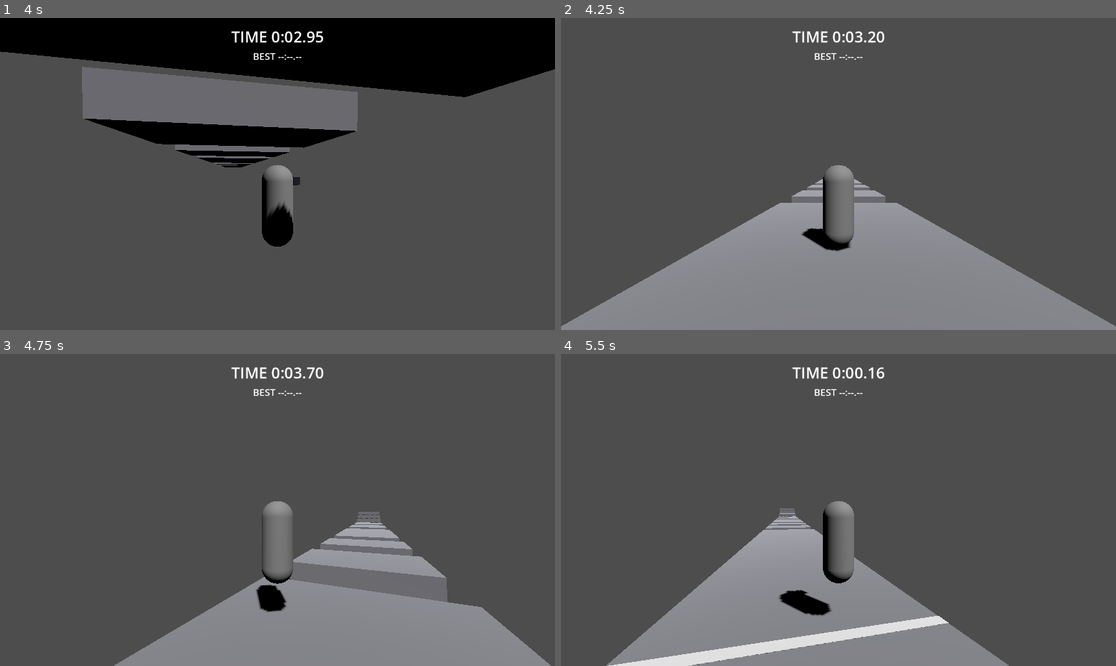
Above: before the commit, frames 1-4 (two rows, left to right).
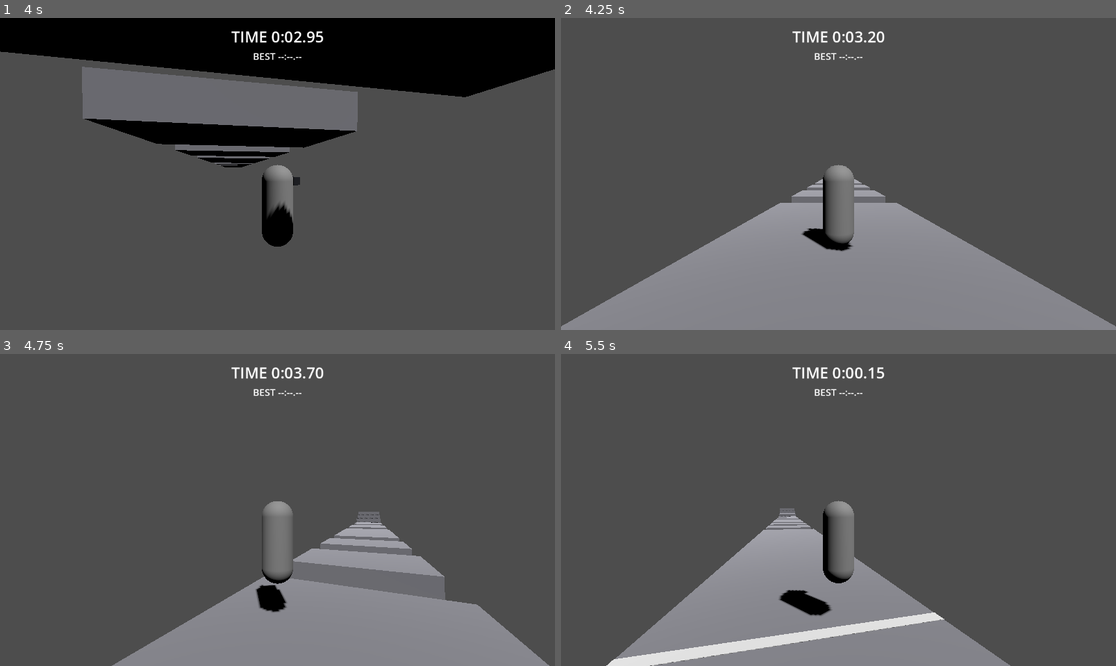
Above: after the commit, the same moments.

Repository: jimmyhag/parkour-duel
Game: Godot game, scene res://game/levels/test_course.tscn
Same seed, same stepped clock (60 frames per second), same inputs: the game is played once before the commit and once after it.
Inputs (mouse positions are in pixels of both pictures, inside the frame that each line leads up to):
- Up to frame 1 (4 s): tap Enter at 0.5 s; move the mouse to (305, 174) at 0.52 s; hold W (move_forward) from 0.53 s (still down); tap Space (jump) at 0.6, 0.77, 1.07, 1.52, 1.55, 1.82, 2.3, 3.02, 3.05, 3.32, 3.6, 3.77 s; click (305, 174) at 0.67 s; move the mouse to (249, 174) at 1.27 s; tap Ctrl (slide) at 1.35 s; move the mouse to (288, 167) at 2.02 s; hold Shift 2.03-2.78 s; move the mouse to (271, 180) at 2.77 s; tap Alt at 2.85 s; click (271, 180) at 2.92 s; move the mouse to (316, 177) at 3.52 s
- Up to frame 2 (4.25 s): keep holding W (move_forward); tap Space (jump) at 4.07 s; tap R (respawn) at 4.15 s
- Up to frame 3 (4.75 s): keep holding W (move_forward); move the mouse to (233, 506) at 4.27 s; tap Ctrl (slide) at 4.35 s; tap Space (jump) at 4.52, 4.55 s
- Up to frame 4 (5.5 s): keep holding W (move_forward); tap Space (jump) at 4.82, 5.3 s; tap Backspace (restart) at 4.9 s; move the mouse to (844, 510) at 5.02 s; hold Shift from 5.03 s (still down); click (844, 510) at 5.17 s

Frame 1 is identical in both runs. In frame 2, less than 0.1% of the frame differs, in the area x 8-53%, y 67-91%; in frame 3, 0.5%; in frame 4, 2.0%, in the area x 8-81%, y 4-100%.

Commit message:
Address the inspection of docs/specs/movement-base.md (amended spec)
- Respawn and restart requests travel in the intent (decision 2): only
  game/player reads the inputs, and a scripted sequence can ask for a respawn.
- The respawn rule lives in game/core (RaceState.apply_respawn_rule): below the
  fall limit or on request, respawn; restart wins. The course only executes it,
  once per fixed step of the runner.
- The spring arm carries a sphere whose radius is a new tuning value (0.2 m);
  the camera test checks the camera's own position against the wall.
- Tests: the respawn/timer scenario is proven on the course with a real respawn,
  the coyote-time and jump-buffer windows are written out (6 and 7 steps), the
  five amended scenarios have their test, and the replays run ten times faster
  with the same 1/60 s step.
- README: a half-pushed stick gives a little less than half of the top speed.

Co-Authored-By: Claude Fable 5.2 <noreply@anthropic.com>

Diff:
--- a/game/core/move_intent.gd
+++ b/game/core/move_intent.gd
@@ -11,3 +11,7 @@
 var jump_held: bool = false
 ## The slide is held down (declared, no effect before the advanced moves).
 var slide_held: bool = false
+## The return to the last checkpoint was asked at this step.
+var respawn_requested: bool = false
+## Restarting the course was asked at this step.
+var restart_requested: bool = false
--- a/game/core/movement_tuning.gd
+++ b/game/core/movement_tuning.gd
@@ -50,6 +50,8 @@
 @export var camera_look_down_limit: float = 0.0
 ## How far the camera can look up, in degrees.
 @export var camera_look_up_limit: float = 0.0
+## Radius of the sphere that keeps the camera away from walls and floors, in m.
+@export var camera_collision_radius: float = 0.0
 ## Mouse sensitivity, in rad per pixel.
 @export var camera_mouse_sensitivity: float = 0.0
 ## Rotation speed with the stick fully pushed, in rad/s.
--- a/game/core/movement_tuning.tres
+++ b/game/core/movement_tuning.tres
@@ -23,5 +23,6 @@
 camera_look_height = 1.6
 camera_look_down_limit = 60.0
 camera_look_up_limit = 50.0
+camera_collision_radius = 0.2
 camera_mouse_sensitivity = 0.0025
 camera_stick_speed = 2.6
--- a/game/core/race_state.gd
+++ b/game/core/race_state.gd
@@ -2,10 +2,13 @@
 extends RefCounted
 ## The state of one run on a course: not started, running or finished, the time
 ## elapsed, the last checkpoint reached and the best time of the session. Time is
-## counted in fixed steps, so the timer does not depend on the frame rate. Nothing is
-## saved to disk.
+## counted in fixed steps, so the timer does not depend on the frame rate. It also
+## holds the rule that sends a runner back to a checkpoint. Nothing is saved to disk.
 
 enum Phase { NOT_STARTED, RUNNING, FINISHED }
+## What a course must do with its runner: nothing, or put it back at the last
+## checkpoint (after a restart, that checkpoint is the start).
+enum RespawnOrder { NONE, RESPAWN, RESTART }
 
 ## The best time while no run has been finished.
 const NO_TIME: int = -1
@@ -57,6 +60,19 @@
 	last_checkpoint = FIRST_CHECKPOINT
 
 
+## The respawn rule, evaluated at every fixed step with the runner's altitude, the
+## altitude under which it has fallen off the course, and its intent. A runner that
+## fell or asks for it goes back to the last checkpoint, and the timer is not touched.
+## Restarting wins over respawning: the race itself is then restarted here.
+func apply_respawn_rule(altitude: float, fall_limit: float, intent: MoveIntent) -> RespawnOrder:
+	if intent.restart_requested:
+		restart()
+		return RespawnOrder.RESTART
+	if intent.respawn_requested or altitude < fall_limit:
+		return RespawnOrder.RESPAWN
+	return RespawnOrder.NONE
+
+
 ## A number of fixed steps as hundredths of a second, rounded down.
 func centiseconds(steps: int) -> int:
 	@warning_ignore("integer_division")
--- a/game/levels/course.gd
+++ b/game/levels/course.gd
@@ -2,12 +2,10 @@
 extends Node3D
 ## A timed course, and the place where the layers meet: it owns the state of the run
 ## (game/core), listens to the lines and the checkpoints (game/world), brings the
-## runner (game/player) back when it falls, and feeds the displays (game/ui).
+## runner (game/player) back when the rule of game/core says so, and feeds the displays
+## (game/ui). It reads no input and decides nothing: it executes.
 ## Expected children: Player, StartLine, FinishLine, Checkpoints (one Checkpoint per
 ## section, numbered from 0), Hud/RaceHud and Hud/DebugOverlay.
-
-const RESPAWN: StringName = &"respawn"
-const RESTART: StringName = &"restart"
 
 ## The altitude under which a runner has fallen off the course.
 @export var fall_limit: float = 0.0
@@ -15,8 +13,6 @@
 var race: RaceState
 
 var _checkpoints: Dictionary[int, Checkpoint] = {}
-var _respawn_requested: bool = false
-var _restart_requested: bool = false
 
 @onready var player: Player = $Player as Player
 @onready var _start_line: RaceLine = $StartLine as RaceLine
@@ -26,7 +22,8 @@
 
 
 func _ready() -> void:
-	race = RaceState.new(Engine.physics_ticks_per_second)
+	# Fixed steps per second of game time, whatever the speed of the engine's clock.
+	race = RaceState.new(roundi(Engine.physics_ticks_per_second / Engine.time_scale))
 	for child: Node in $Checkpoints.get_children():
 		var checkpoint: Checkpoint = child as Checkpoint
 		_checkpoints[checkpoint.index] = checkpoint
@@ -35,29 +32,19 @@
 	_finish_line.crossed.connect(race.cross_finish_line)
 	_race_hud.race = race
 	_debug_overlay.motor = player.motor
+	player.stepped.connect(_on_player_stepped)
 	respawn()
-
-
-func _physics_process(_delta: float) -> void:
-	if _restart_requested:
-		race.restart()
-		respawn()
-	elif _respawn_requested or player.global_position.y < fall_limit:
-		respawn()
-	_restart_requested = false
-	_respawn_requested = false
-	race.tick()
-
-
-func _unhandled_input(event: InputEvent) -> void:
-	# The requests wait for the next fixed step: the simulation never moves in between.
-	if event.is_action_pressed(RESPAWN):
-		_respawn_requested = true
-	elif event.is_action_pressed(RESTART):
-		_restart_requested = true
 
 
 ## Brings the runner back to the last checkpoint reached, at rest. The timer is not
 ## touched.
 func respawn() -> void:
 	player.teleport(_checkpoints[race.last_checkpoint].global_transform)
+
+
+## One fixed step of the runner has passed.
+func _on_player_stepped(intent: MoveIntent) -> void:
+	var altitude: float = player.global_position.y
+	if race.apply_respawn_rule(altitude, fall_limit, intent) != RaceState.RespawnOrder.NONE:
+		respawn()
+	race.tick()
--- a/game/player/camera_rig.gd
+++ b/game/player/camera_rig.gd
@@ -1,9 +1,10 @@
 class_name CameraRig
 extends SpringArm3D
 ## Free third-person camera: the mouse or the right stick turns it around the runner,
-## and the spring arm pulls it closer when an obstacle comes between them. The camera
-## is not part of the simulation: it follows frame time, and the interpolated position
-## of its target.
+## and the spring arm pulls it closer when an obstacle comes between them: the arm
+## carries a sphere, so the camera stays at a distance from a wall instead of sinking
+## into it. The camera is not part of the simulation: it follows frame time, and the
+## interpolated position of its target.
 
 const LOOK_LEFT: StringName = &"look_left"
 const LOOK_RIGHT: StringName = &"look_right"
@@ -17,6 +18,7 @@
 	set(value):
 		tuning = value
 		spring_length = tuning.camera_distance
+		(shape as SphereShape3D).radius = tuning.camera_collision_radius
 
 
 func _ready() -> void:
--- a/game/player/input_intent_source.gd
+++ b/game/player/input_intent_source.gd
@@ -9,6 +9,8 @@
 const MOVE_BACK: StringName = &"move_back"
 const JUMP: StringName = &"jump"
 const SLIDE: StringName = &"slide"
+const RESPAWN: StringName = &"respawn"
+const RESTART: StringName = &"restart"
 
 var _camera_rig: CameraRig
 
@@ -25,4 +27,6 @@
 	intent.jump_pressed = Input.is_action_just_pressed(JUMP)
 	intent.jump_held = Input.is_action_pressed(JUMP)
 	intent.slide_held = Input.is_action_pressed(SLIDE)
+	intent.respawn_requested = Input.is_action_just_pressed(RESPAWN)
+	intent.restart_requested = Input.is_action_just_pressed(RESTART)
 	return intent
--- a/game/player/player.gd
+++ b/game/player/player.gd
@@ -3,6 +3,9 @@
 ## The runner's body. At every fixed step it asks its intent source for an intent,
 ## gives it to the motor of game/core with what it observes (floor, real velocity), and
 ## applies the velocity the motor wants. It decides nothing about the movement itself.
+
+## Emitted at the end of every fixed step, with the intent the runner just followed.
+signal stepped(intent: MoveIntent)
 
 const RELOAD_TUNING: StringName = &"reload_tuning"
 ## Where the visor sits on the capsule, as a share of its height.
@@ -34,6 +37,7 @@
 	velocity = motor.step(intent, is_on_floor(), velocity, delta)
 	move_and_slide()
 	_turn_towards_movement(delta)
+	stepped.emit(intent)
 
 
 func _unhandled_input(event: InputEvent) -> void:
--- a/game/player/player.tscn
+++ b/game/player/player.tscn
@@ -14,6 +14,8 @@
 [sub_resource type="BoxMesh" id="BoxMesh_visor"]
 material = SubResource("StandardMaterial3D_visor")
 size = Vector3(0.5, 0.18, 0.2)
+
+[sub_resource type="SphereShape3D" id="SphereShape3D_camera"]
 
 [node name="Player" type="CharacterBody3D"]
 collision_layer = 2
@@ -34,6 +36,7 @@
 [node name="CameraRig" type="SpringArm3D" parent="."]
 top_level = true
 physics_interpolation_mode = 2
+shape = SubResource("SphereShape3D_camera")
 script = ExtResource("2_camera")
 
 [node name="Camera3D" type="Camera3D" parent="CameraRig"]
--- a/tests/scripted_intent_source.gd
+++ b/tests/scripted_intent_source.gd
@@ -20,6 +20,14 @@
 	return self
 
 
+## Adds one step that asks to come back to the last checkpoint.
+func request_respawn() -> ScriptedIntentSource:
+	var intent: MoveIntent = MoveIntent.new()
+	intent.respawn_requested = true
+	_intents.append(intent)
+	return self
+
+
 ## The number of steps written so far.
 func length() -> int:
 	return _intents.size()
--- a/tests/test_course.gd
+++ b/tests/test_course.gd
@@ -2,7 +2,8 @@
 ## The test course (game/levels), played without a screen in the real physics. Each
 ## section is replayed from its checkpoint with a sequence of intents written in
 ## advance, with the tuning of movement_tuning.tres: a tuning or a course that makes a
-## section impossible fails here.
+## section impossible fails here. The tests of this file run faster than real time, with
+## the same fixed step of 1/60 s (see before_all).
 
 const MAIN_SCENE_SETTING: String = "application/run/main_scene"
 const COURSE_SCENE: String = "res://game/levels/test_course.tscn"
@@ -12,6 +13,10 @@
 const RESTART: StringName = &"restart"
 const RELOAD_TUNING: StringName = &"reload_tuning"
 const FORWARD: Vector3 = Vector3.FORWARD
+
+## The fixed steps of the game, and how many times faster than real time they run here.
+const STEPS_PER_SECOND: int = 60
+const SPEED_UP: int = 10
 
 ## The checkpoints, by the section they open.
 const RUN_UP: int = 0
@@ -33,9 +38,30 @@
 ## Beside the course, over the void.
 const OVER_THE_VOID: Vector3 = Vector3(12.0, 0.0, -20.0)
 const NEAR: float = 0.05
+## Steps during which a pressed action stays down.
+const TAP_STEPS: int = 3
+
+var _ticks_per_second_before: int
+var _time_scale_before: float
+
+
+## Ten times more fixed steps per second, on a clock ten times faster: every step still
+## simulates 1/60 s, so the runs are the same, only sooner.
+func before_all() -> void:
+	_ticks_per_second_before = Engine.physics_ticks_per_second
+	_time_scale_before = Engine.time_scale
+	Engine.physics_ticks_per_second = STEPS_PER_SECOND * SPEED_UP
+	Engine.time_scale = SPEED_UP
+
+
+func after_all() -> void:
+	Engine.physics_ticks_per_second = _ticks_per_second_before
+	Engine.time_scale = _time_scale_before
 
 
 func after_each() -> void:
+	Input.action_release(RESPAWN)
+	Input.action_release(RESTART)
 	if FileAccess.file_exists(TUNING_COPY):
 		DirAccess.remove_absolute(TUNING_COPY)
 
@@ -88,31 +114,62 @@
 	var course: Course = _add_course()
 	_start_at(course, SHORT_JUMPS)
 	var checkpoint: Checkpoint = _checkpoint(course, SHORT_JUMPS)
+	var inputs: IntentSource = course.player.intent_source
 
 	await _replay(course, ScriptedIntentSource.new().hold(FORWARD, false, 20), 0)
 	assert_true(course.player.is_on_floor(), "running on the floor")
 	assert_gt(course.player.velocity.length(), 1.0)
-	_trigger(RESPAWN)
+	course.player.intent_source = inputs
+	await _tap(RESPAWN)
 	await _wait_steps(SETTLE_STEPS)
 	_assert_at_rest_at(course, checkpoint)
 
 	await _replay(course, ScriptedIntentSource.new().hold(FORWARD, true, 12), 0)
 	assert_false(course.player.is_on_floor(), "in the air")
 	assert_gt(course.player.global_position.y, 1.0)
-	_trigger(RESPAWN)
-	await _wait_steps(SETTLE_STEPS)
-	_assert_at_rest_at(course, checkpoint)
-
-
-## Not a scenario of the spec: the restart action of its decision 14, seen from the
-## course (the rule itself is tested in test_race_state.gd).
+	course.player.intent_source = inputs
+	await _tap(RESPAWN)
+	await _wait_steps(SETTLE_STEPS)
+	_assert_at_rest_at(course, checkpoint)
+
+
+func test_a_respawn_does_not_touch_the_timer() -> void:
+	var course: Course = _add_course()
+	_start_at(course, SHORT_JUMPS)
+	var checkpoint: Checkpoint = _checkpoint(course, SHORT_JUMPS)
+	await _replay(course, ScriptedIntentSource.new().hold(FORWARD, false, 20), 0)
+	assert_gt(_distance_to(course, checkpoint), 1.0, "the runner left the checkpoint")
+	var steps_before: int = course.race.elapsed_steps
+
+	var back: ScriptedIntentSource = ScriptedIntentSource.new().request_respawn()
+	await _replay(course, back)
+
+	_assert_at_rest_at(course, checkpoint)
+	assert_eq(course.race.phase, RaceState.Phase.RUNNING, "the run goes on")
+	var counted: int = course.race.elapsed_steps - steps_before
+	assert_eq(counted, back.length() + SETTLE_STEPS, "the timer counted every step, no more")
+
+
+func test_a_sequence_of_intents_can_request_the_return_to_the_checkpoint() -> void:
+	var course: Course = _add_course()
+	_start_at(course, LONG_JUMPS)
+	var checkpoint: Checkpoint = _checkpoint(course, LONG_JUMPS)
+	await _replay(course, ScriptedIntentSource.new().hold(FORWARD, false, 40), 0)
+	assert_gt(_distance_to(course, checkpoint), 3.0, "far from the last checkpoint")
+
+	await _replay(course, ScriptedIntentSource.new().request_respawn())
+
+	_assert_at_rest_at(course, checkpoint)
+	assert_false(Input.is_action_pressed(RESPAWN), "no key was involved")
+
+
 func test_restarting_the_course_brings_the_runner_back_to_the_start() -> void:
 	var course: Course = _add_course()
 	_start_at(course, STEPS)
 	await _wait_steps(SETTLE_STEPS)
 	assert_gt(course.race.elapsed_steps, 0, "the timer is running")
 
-	_trigger(RESTART)
+	await _tap(RESTART)
 	await _wait_steps(SETTLE_STEPS)
 
 	_assert_at_rest_at(course, _checkpoint(course, RUN_UP))
@@ -242,15 +299,28 @@
 	for i: int in source.length() + settle_steps:
 		await get_tree().physics_frame
 		lowest = minf(lowest, course.player.global_position.y)
+	var step: float = course.player.get_physics_process_delta_time()
+	assert_almost_eq(step, 1.0 / STEPS_PER_SECOND, 0.000001, "a fixed step lasts 1/60 s")
 	return lowest
 
 
+func _distance_to(course: Course, checkpoint: Checkpoint) -> float:
+	return course.player.global_position.distance_to(checkpoint.global_position)
+
+
 func _assert_at_rest_at(course: Course, checkpoint: Checkpoint) -> void:
-	var offset: Vector3 = course.player.global_position - checkpoint.global_position
-	assert_lt(offset.length(), NEAR, "at the checkpoint %s" % checkpoint.name)
+	assert_lt(_distance_to(course, checkpoint), NEAR, "at the checkpoint %s" % checkpoint.name)
 	assert_lt(course.player.velocity.length(), NEAR, "at rest")
 
 
+## Holds an action of the input map down for a few fixed steps, as a finger would.
+func _tap(action: StringName) -> void:
+	Input.action_press(action)
+	await _wait_steps(TAP_STEPS)
+	Input.action_release(action)
+
+
+## Sends the press of an action to the nodes that listen to input events.
 func _trigger(action: StringName) -> void:
 	var event: InputEventAction = InputEventAction.new()
 	event.action = action
--- a/tests/test_player.gd
+++ b/tests/test_player.gd
@@ -41,11 +41,10 @@
 	_add_box(Vector3(10.0, 10.0, 1.0), Vector3(0.0, 5.0, wall_face + 0.5))
 	await wait_physics_frames(SETTLE_FRAMES)
 
-	# What the camera shows starts at its near plane, a few centimetres in front of it:
-	# that plane is what must stay on the runner's side of the wall. (With Jolt the
-	# camera's own origin ends about a millimetre inside the wall's surface.)
-	var near_plane: float = camera.global_position.z - camera.near
-	assert_lt(near_plane, wall_face, "the camera does not see through the wall")
+	assert_lt(camera.global_position.z, wall_face, "it stays on the runner's side of the wall")
+	var clearance: float = wall_face - camera.global_position.z
+	var radius: float = player.tuning.camera_collision_radius
+	assert_almost_eq(clearance, radius, 0.01, "at the radius of its sphere from the wall")
 	assert_gt(camera.global_position.z, player.global_position.z, "and stays behind the runner")
 
 
--- a/tests/test_race_state.gd
+++ b/tests/test_race_state.gd
@@ -1,7 +1,10 @@
 extends GutTest
-## The state of a run (game/core): timer in fixed steps, checkpoints, best time.
+## The state of a run (game/core): timer in fixed steps, checkpoints, best time, and
+## the rule that sends a runner back to a checkpoint or to the start.
 
 const STEPS_PER_SECOND: int = 60
+## The altitude under which a runner has fallen off the course.
+const FALL_LIMIT: float = -8.0
 
 
 func test_the_timer_starts_when_crossing_the_start_line() -> void:
@@ -90,17 +93,46 @@
 	assert_eq(race.elapsed_steps, 0, "and the timer waits for the start line")
 
 
-func test_a_respawn_does_not_touch_the_timer() -> void:
+func test_going_below_the_fall_limit_requests_a_respawn() -> void:
 	var race: RaceState = _running_race()
-	race.reach_checkpoint(1)
-	_tick(race, 30)
+	race.reach_checkpoint(2)
+	_tick(race, 50)
+	var no_request: MoveIntent = MoveIntent.new()
+	var above: RaceState.RespawnOrder = race.apply_respawn_rule(
+		FALL_LIMIT + 0.1, FALL_LIMIT, no_request
+	)
+	assert_eq(above, RaceState.RespawnOrder.NONE, "nothing above the limit")
 
-	var respawn_point: int = race.last_checkpoint
-	_tick(race, 30)
+	var below: RaceState.RespawnOrder = race.apply_respawn_rule(
+		FALL_LIMIT - 0.1, FALL_LIMIT, no_request
+	)
 
-	assert_eq(respawn_point, 1)
-	assert_eq(race.phase, RaceState.Phase.RUNNING)
-	assert_eq(race.elapsed_steps, 60, "the timer counted without a break")
+	assert_eq(below, RaceState.RespawnOrder.RESPAWN, "a respawn below it")
+	assert_eq(race.last_checkpoint, 2, "at the last checkpoint")
+	assert_eq(race.phase, RaceState.Phase.RUNNING, "the run goes on")
+	assert_eq(race.elapsed_steps, 50, "and the timer is not touched")
+
+	var request: MoveIntent = MoveIntent.new()
+	request.respawn_requested = true
+	var on_request: RaceState.RespawnOrder = race.apply_respawn_rule(0.0, FALL_LIMIT, request)
+	assert_eq(on_request, RaceState.RespawnOrder.RESPAWN, "a respawn on request too")
+	assert_eq(race.elapsed_steps, 50, "still without touching the timer")
+
+
+func test_restarting_wins_over_respawning() -> void:
+	var race: RaceState = _running_race()
+	race.reach_checkpoint(2)
+	_tick(race, 50)
+	var both: MoveIntent = MoveIntent.new()
+	both.respawn_requested = true
+	both.restart_requested = true
+
+	var order: RaceState.RespawnOrder = race.apply_respawn_rule(FALL_LIMIT - 0.1, FALL_LIMIT, both)
+
+	assert_eq(order, RaceState.RespawnOrder.RESTART, "the course is restarted")
+	assert_eq(race.phase, RaceState.Phase.NOT_STARTED)
+	assert_eq(race.elapsed_steps, 0, "timer at zero")
+	assert_eq(race.last_checkpoint, 0, "the respawn point is the start again")
 
 
 func _running_race() -> RaceState:
--- a/tests/test_runner_motor.gd
+++ b/tests/test_runner_motor.gd
@@ -7,6 +7,11 @@
 const FORWARD: Vector3 = Vector3.FORWARD
 const TOLERANCE: float = 0.001
 const SETTLE_STEPS: int = 60
+## The windows of the tuning below, in fixed steps at 60 steps per second: durations
+## are rounded to the nearest step (0.10 s is 6 steps, 0.12 s is 7 steps). Written out
+## on purpose, not computed: a change of rounding must fail here.
+const COYOTE_STEPS: int = 6
+const BUFFER_STEPS: int = 7
 
 
 ## A runner over a flat floor at height 0, playing the part of the player layer: it
@@ -108,7 +113,7 @@
 	grounded.step(_intent(Vector3.ZERO, true, true))
 	var body: Body = _body_at_top_speed(tuning)
 
-	_leave_the_floor(body, _coyote_steps(tuning) - 1)
+	_leave_the_floor(body, COYOTE_STEPS - 1)
 	body.step(_intent(FORWARD, true, true))
 
 	assert_eq(body.motor.state, RunnerMotor.State.RISING, "the jump starts")
@@ -119,7 +124,7 @@
 	var tuning: MovementTuning = _tuning()
 	var body: Body = _body_at_top_speed(tuning)
 
-	_leave_the_floor(body, _coyote_steps(tuning))
+	_leave_the_floor(body, COYOTE_STEPS)
 	var before: float = body.velocity.y
 	body.step(_intent(FORWARD, true, true))
 
@@ -131,7 +136,7 @@
 	var tuning: MovementTuning = _tuning()
 	var landing_step: int = _first_grounded_step(tuning)
 
-	var body: Body = _fall_and_request_jump(tuning, landing_step - _buffer_steps(tuning))
+	var body: Body = _fall_and_request_jump(tuning, landing_step - BUFFER_STEPS)
 
 	assert_eq(body.motor.state, RunnerMotor.State.RISING, "it jumps at the first step on the floor")
 	assert_gt(body.velocity.y, 0.0)
@@ -141,7 +146,7 @@
 	var tuning: MovementTuning = _tuning()
 	var landing_step: int = _first_grounded_step(tuning)
 
-	var body: Body = _fall_and_request_jump(tuning, landing_step - _buffer_steps(tuning) - 1)
+	var body: Body = _fall_and_request_jump(tuning, landing_step - BUFFER_STEPS - 1)
 
 	assert_eq(body.motor.state, RunnerMotor.State.GROUNDED, "no jump")
 	assert_eq(body.velocity.y, 0.0)
@@ -154,7 +159,7 @@
 	assert_eq(body.motor.state, RunnerMotor.State.RISING, "the first jump starts")
 
 	var previous: float = body.velocity.y
-	for i: int in _coyote_steps(tuning):
+	for i: int in COYOTE_STEPS:
 		body.step(_intent(Vector3.ZERO, true, true))
 		assert_lt(body.velocity.y, previous, "no second jump at air step %d" % i)
 		previous = body.velocity.y
@@ -245,14 +250,6 @@
 	return intent
 
 
-func _coyote_steps(tuning: MovementTuning) -> int:
-	return roundi(tuning.coyote_time / STEP)
-
-
-func _buffer_steps(tuning: MovementTuning) -> int:
-	return roundi(tuning.jump_buffer_time / STEP)
-
-
 func _body_at_top_speed(tuning: MovementTuning) -> Body:
 	var body: Body = Body.new(tuning)
 	for i: int in SETTLE_STEPS:
Not shown: 1 places in game/player/player.tscn that only renumber resources
Not shown, changed: docs/specs/movement-base.md
